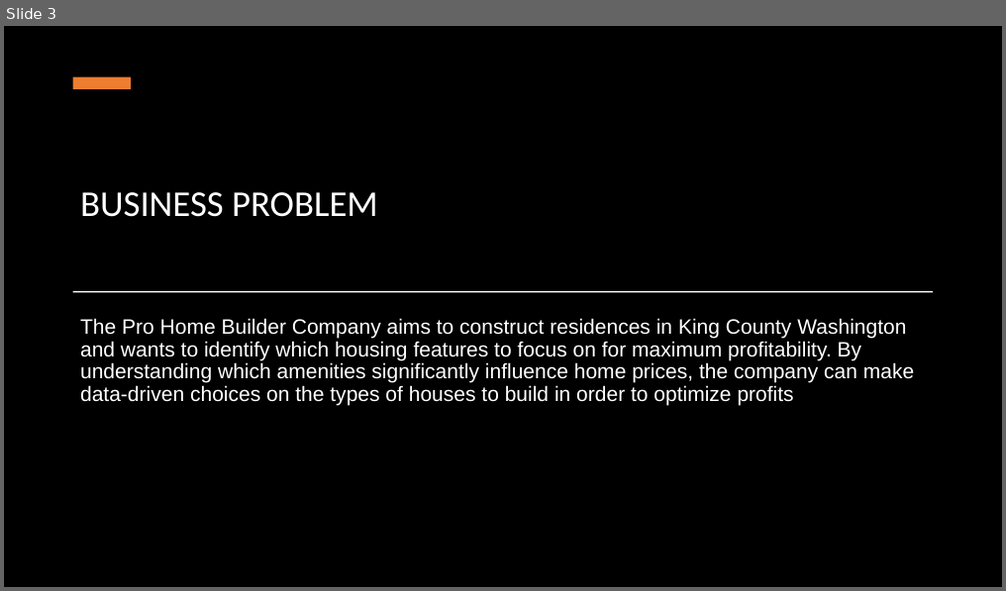
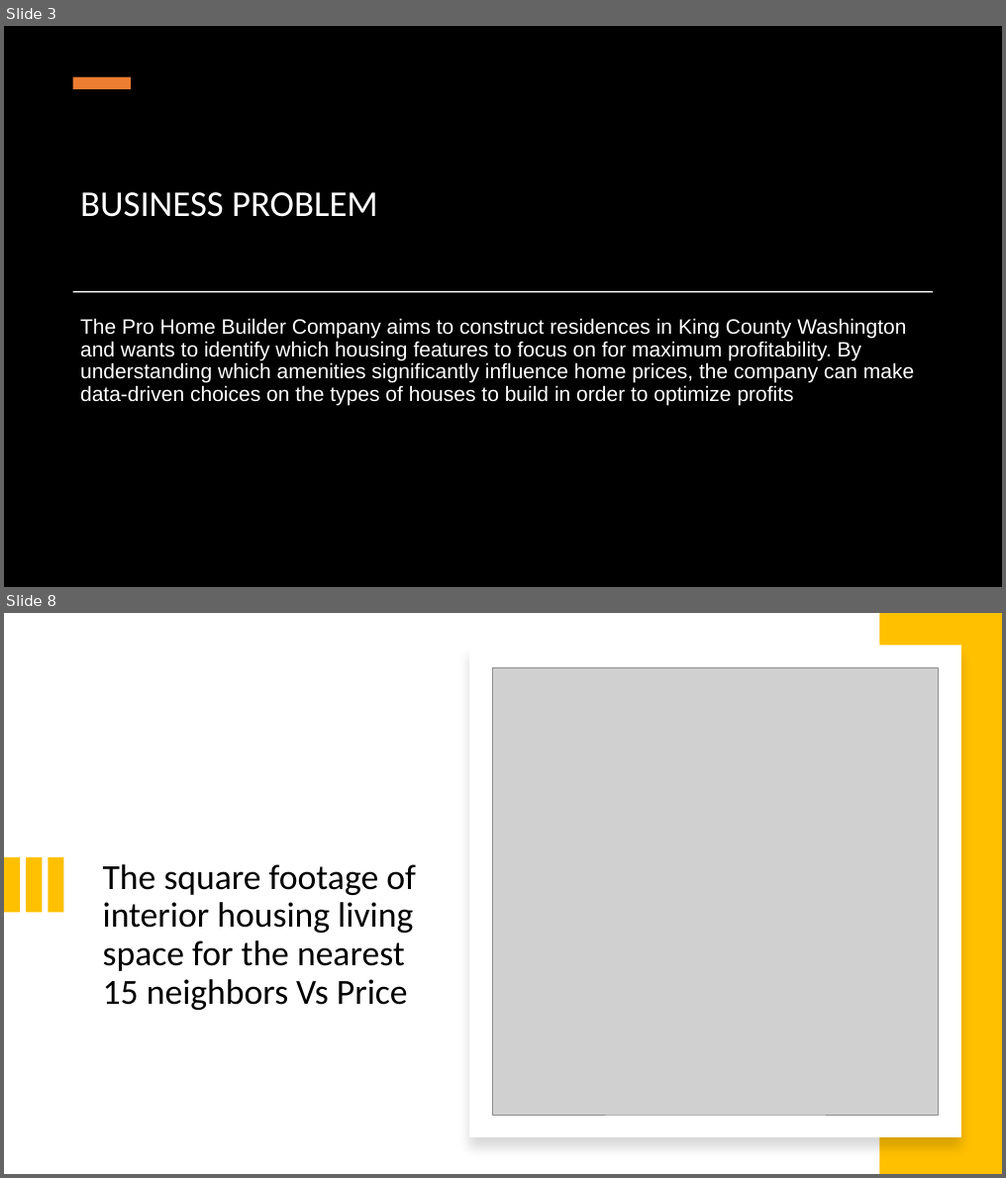
Before and after one commit to Sdec30/Phase2_ProjectDAT7_KCHouseData_SB, a slide deck: Phase2_ProjectDAT7_KCHouseData_SB.pptx. Shown one above the other, each under a label of ours: slide 3 before the commit, slides 3 and 8 after it; the slides between them are not shown. The pictures are 1006x591 and 1006x1178 pixels, drawn with LibreOffice and Linux fonts; fonts in the diff are those of the drawing; grey boxes stand for pictures; background and template pictures are left out; a plain dark background stands for a picture behind light text. Boxes give left, top, right and bottom in pixels: in the first picture for what was removed or moved away, otherwise in the second. Text is boxed around its words. In the diff, an @@ line names an element or a change of style, - is before the commit and + after.

```diff
--- a/Phase2_ProjectDAT7_KCHouseData_SB.pptx
+++ b/Phase2_ProjectDAT7_KCHouseData_SB.pptx
@@ slide 8 added at [4,613,1002,1174], background #FFFFFF @@
@@ rectangle added at [880,613,1002,1174], fill #FFC000 @@
@@ rectangle added at [469,646,961,1138], fill #FFFFFF @@
@@ picture added at [492,667,939,1115] @@
@@ rectangle added at [4,858,20,912], fill #FFC000 @@
@@ rectangle added at [26,858,42,912], fill #FFC000 @@
@@ rectangle added at [49,858,63,912], fill #FFC000 @@
@@ title added at [103,864,416,1010], 34 pt, text #000000 @@
+The square footage of interior housing living space for the nearest 15 neighbors Vs Price
```
Also in this commit, not shown: 2 slides changed, 6 other slides added, 2 other files.
